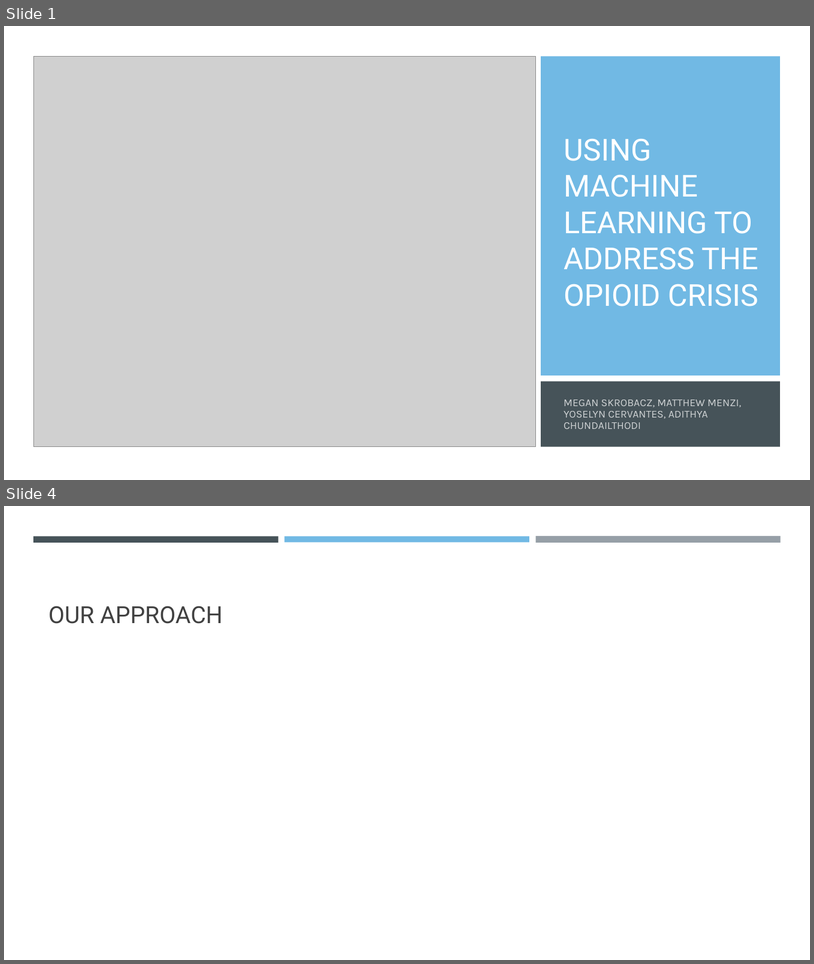
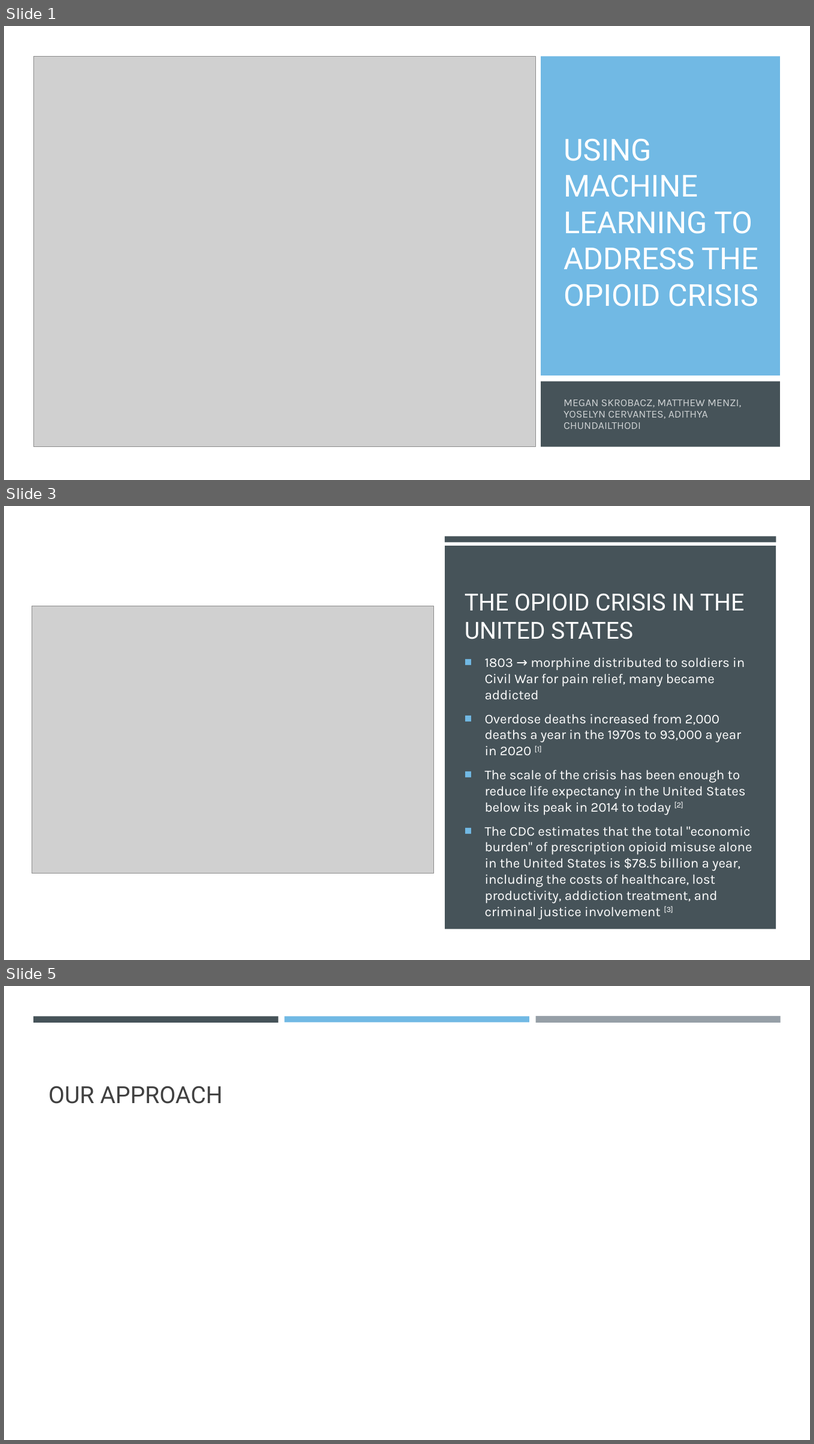
Before and after one commit to MLOpioidProjectCode/project_code, a slide deck: presentation/opioid_powerpoint.pptx. Shown one above the other, each under a label of ours: slides 1 and 4 before the commit, slides 1, 3 and 5 after it; the slides between them are not shown. The pictures are 814x964 and 814x1444 pixels, drawn with LibreOffice and Linux fonts; fonts in the diff are those of the drawing; grey boxes stand for pictures. Boxes give left, top, right and bottom in pixels: in the first picture for what was removed or moved away, otherwise in the second. Text is boxed around its words. In the diff, an @@ line names an element or a change of style, - is before the commit and + after.

```diff
--- a/presentation/opioid_powerpoint.pptx
+++ b/presentation/opioid_powerpoint.pptx
@@ slide 3 added at <box>4,506,810,960</box>, background #585753 @@
@@ rectangle added at <box>4,506,810,960</box>, fill #FFFFFF @@
@@ rectangle added at <box>445,536,777,542</box>, fill #465359 @@
@@ rectangle added at <box>445,546,777,929</box>, fill #465359 @@
@@ title added at <box>465,593,745,639</box>, 28 pt, text #FFFFFF @@
+THE OPIOID CRISIS IN THE UNITED STATES
@@ picture added at <box>32,606,434,873</box> @@
@@ text added at <box>485,657,753,919</box>, 16 pt, text #FFFFFF @@
+■ 1803 → morphine distributed to soldiers in Civil War for pain relief, many became addicted
+■ Overdose deaths increased from 2,000 deaths a year in the 1970s to 93,000 a year in 2020 [1]
+■ The scale of the crisis has been enough to reduce life expectancy in the United States below its peak in 2014 to today [2]
+■ The CDC estimates that the total "economic burden" of prescription opioid misuse alone in the United States is $78.5 billion a year, including the costs of healthcare, lost productivity, addiction treatment, and criminal justice involvement [3]
@@ what was slide 4 is now slide 5 @@
```
Also in this commit, not shown: 1 slide changed, 2 other slides added, 2 slides removed.
